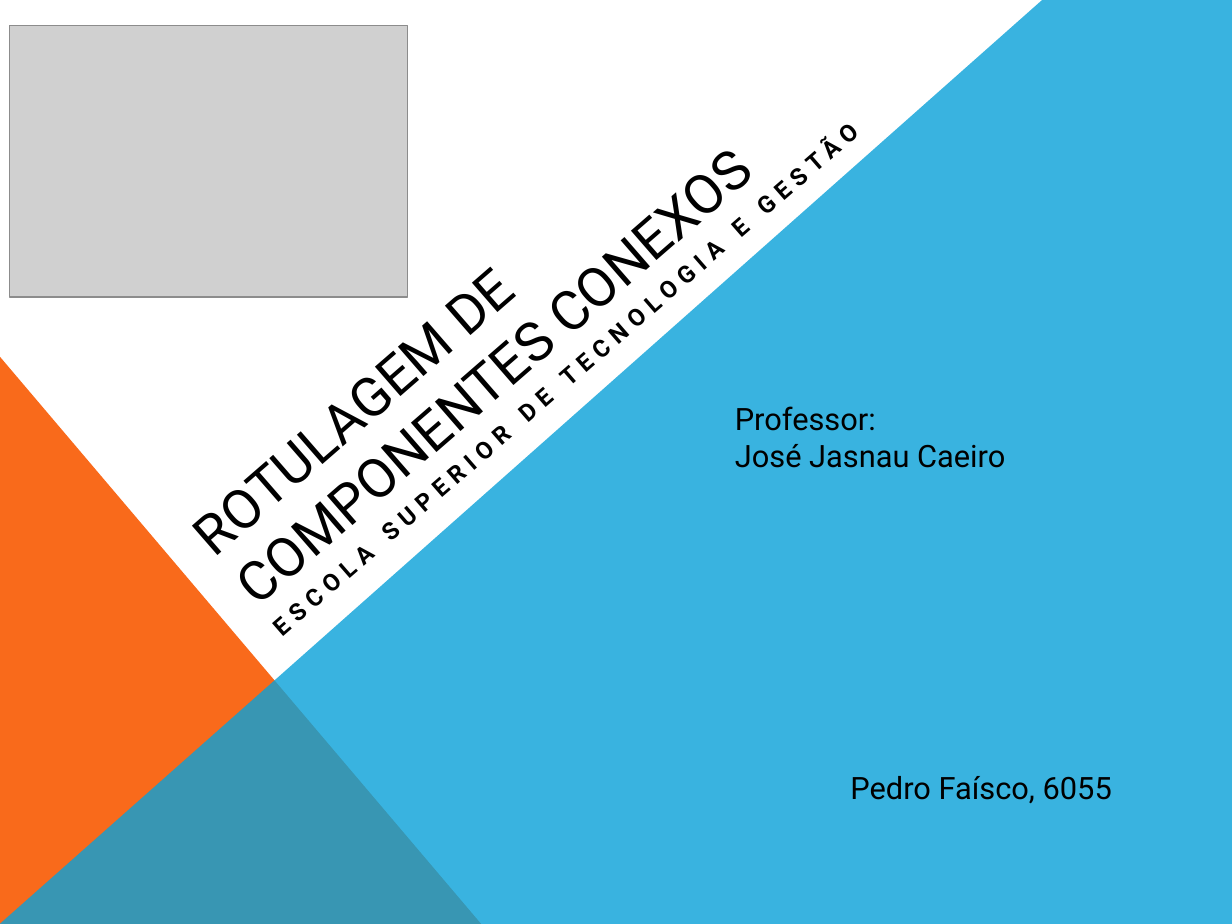
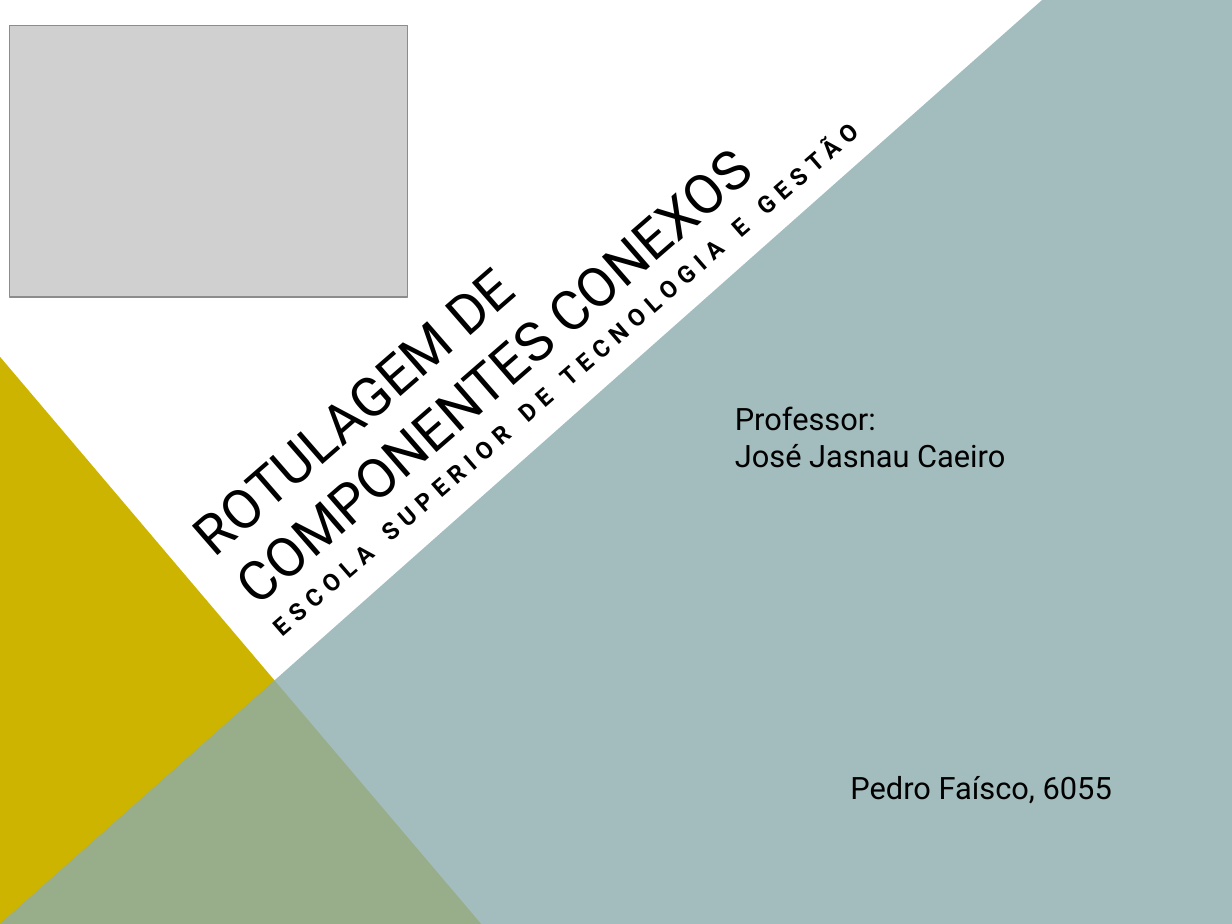
Before and after one commit to pfaisco/estigeda20106055, a slide deck: slide 1 of presentation/Apresentação_6055.pptx. Drawn at 1232x924 pixels with LibreOffice and Linux fonts; fonts in the diff are those of the drawing; grey boxes stand for pictures. Boxes give left, top, right and bottom in pixels: in the first picture for what was removed or moved away, otherwise in the second. Text is boxed around its words. In the diff, an @@ line names an element or a change of style, - is before the commit and + after.

```diff
--- a/presentation/Apresentação_6055.pptx
+++ b/presentation/Apresentação_6055.pptx
@@ freeform shape at [0, 0, 1232, 924]: fill #08A1D9 at 80% opacity to #8CADAE at 80% opacity @@
@@ right triangle at [0, 357, 482, 924]: fill #F96A1B to #CCB400 @@
```
Also in this commit, not shown: 9 slides added, 3 other files.
